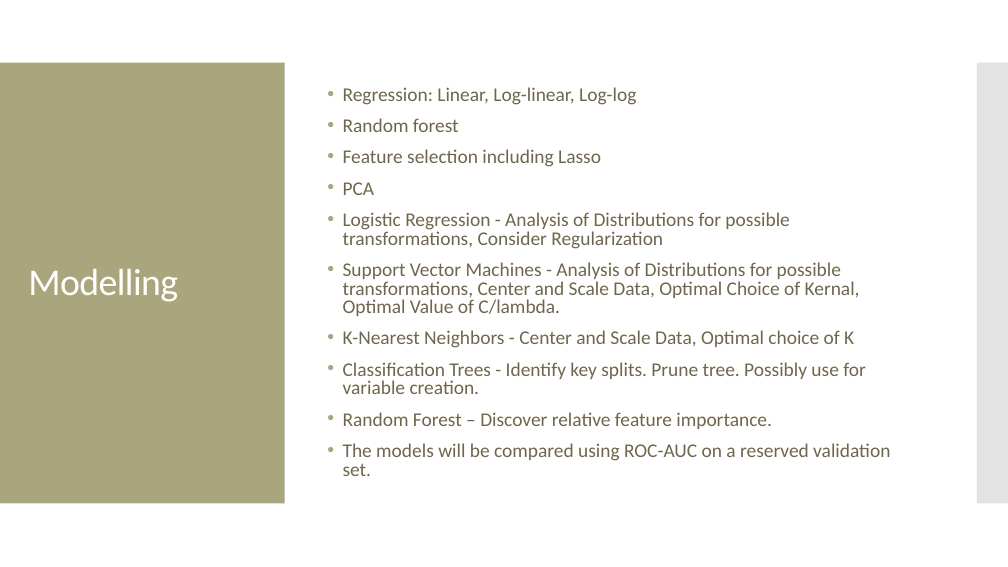
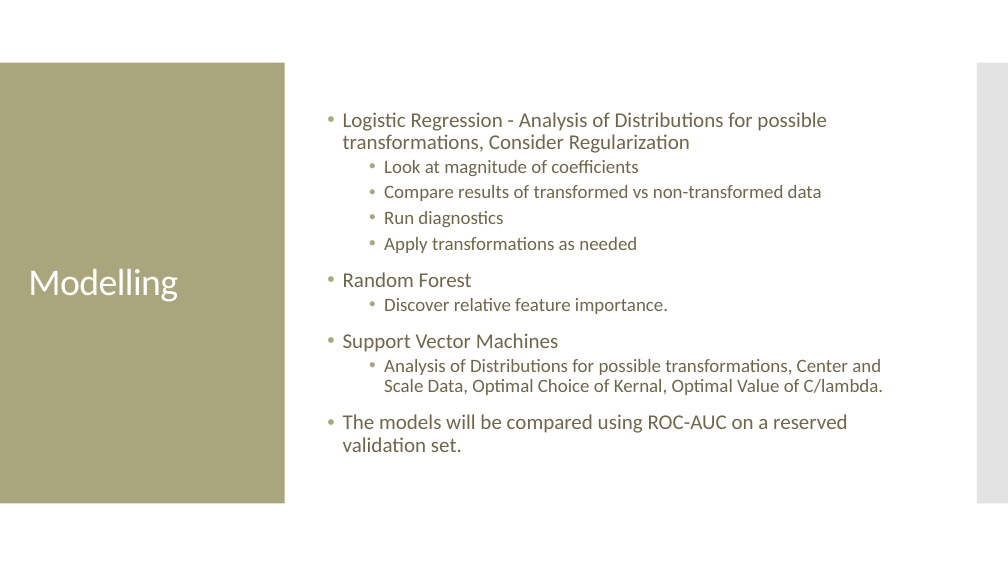
Before and after one commit to MGT-6203-Summer-2023-Edx/Team-6, a slide deck: slide 9 of Project Proposal/Team_6_Prop_Vid_Slides.pptx (slide 5 before the commit). Drawn at 1008x567 pixels with LibreOffice and Linux fonts; fonts in the diff are those of the drawing. Boxes give left, top, right and bottom in pixels: in the first picture for what was removed or moved away, otherwise in the second. Text is boxed around its words. In the diff, an @@ line names an element or a change of style, - is before the commit and + after.

```diff
--- a/Project Proposal/Team_6_Prop_Vid_Slides.pptx
+++ b/Project Proposal/Team_6_Prop_Vid_Slides.pptx
@@ text at bbox=[343, 87, 636, 195]: paragraphs removed @@
-• Regression: Linear, Log-linear, Log-log
-• Random forest
-• Feature selection including Lasso
-• PCA
@@ text at bbox=[343, 112, 848, 452]: size 18.5 to 20 pt in "Logistic Regression - Analysis of Distributions for ...", "The models will be compared using ROC-AUC ..."; line spacing 0.8 to 0.9 @@
@@ text at bbox=[343, 160, 883, 395]: text changed; size 18.5 to 18 pt @@
-• Support Vector Machines - Analysis of Distributions for possible transformations, Center and Scale Data, Optimal Choice of Kernal, Optimal Value of C/lambda.
-• K-Nearest Neighbors - Center and Scale Data, Optimal choice of K
-• Classification Trees - Identify key splits. Prune tree. Possibly use for variable creation.
-• Random Forest – Discover relative feature importance.
+  • Look at magnitude of coefficients
+  • Compare results of transformed vs non-transformed data
+  • Run diagnostics
+  • Apply transformations as needed
+• Random Forest
+  • Discover relative feature importance.
+• Support Vector Machines
+  • Analysis of Distributions for possible transformations, Center and Scale Data, Optimal Choice of Kernal, Optimal Value of C/lambda.
```
Also in this commit, not shown: 5 other slides changed, 4 slides added.
